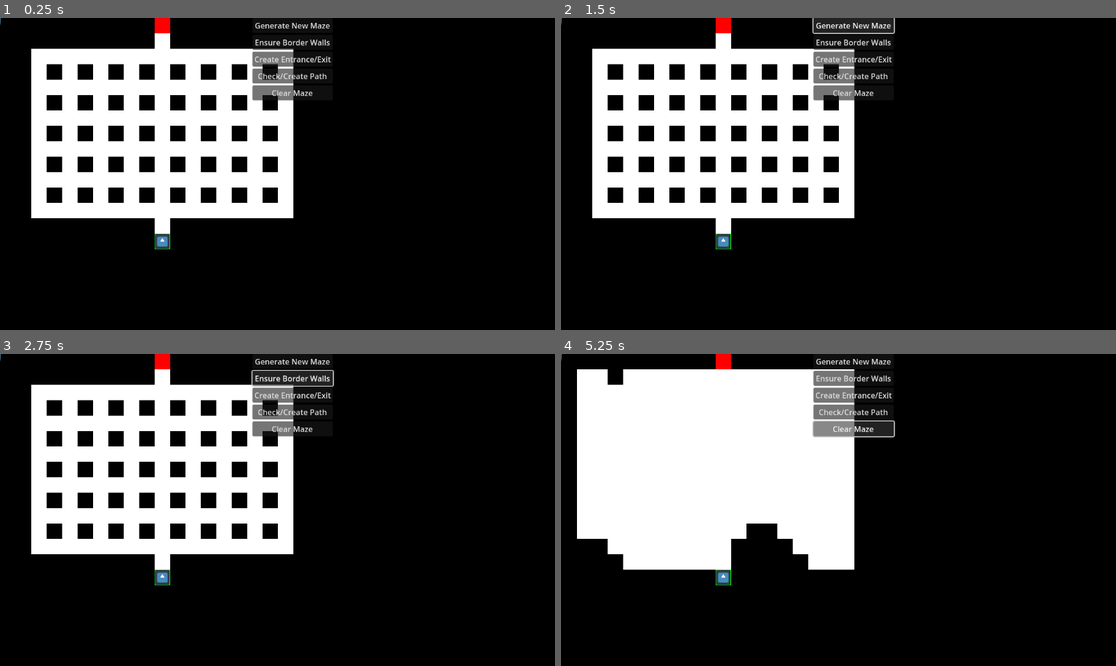
Above: before the commit, frames 1-4 (two rows, left to right).
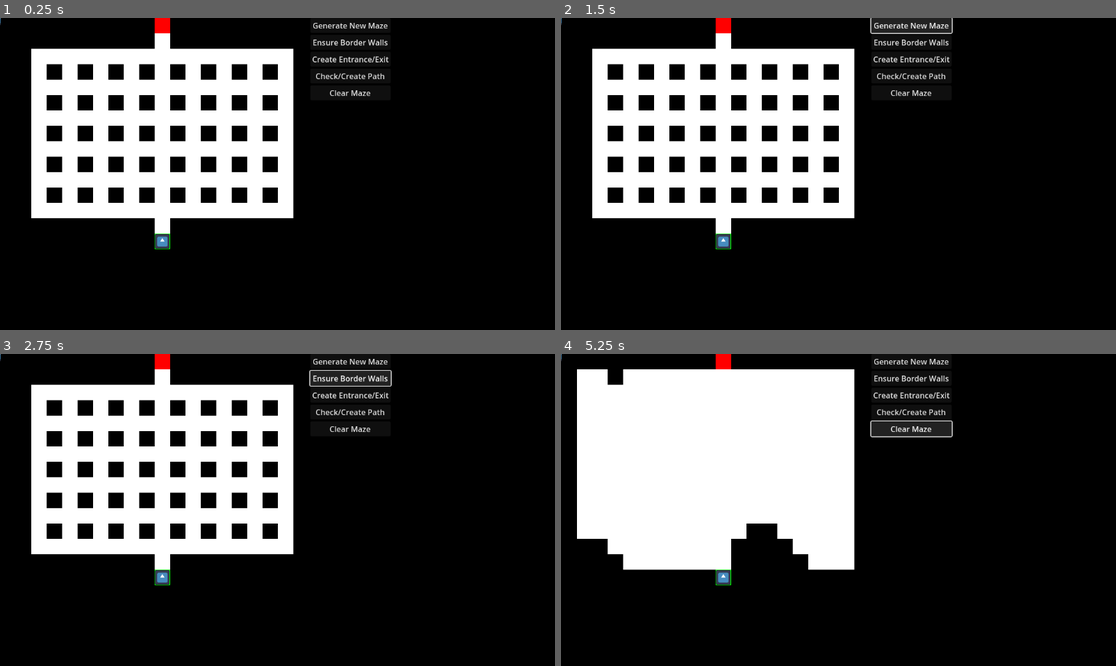
Above: after the commit, the same moments.

Repository: de43gy/complete-darkness-horror-to-pashtet-gamejam
Game: Godot game, scene res://scenes/main/main/main.tscn
Same seed, same stepped clock (60 frames per second), same inputs: the game is played once before the commit and once after it. The engine's default icon, where the game draws it, is replaced by a stand-in: a white triangle on a blue panel in a dark square.
Inputs:
- Up to frame 1 (0.25 s): no input
- Up to frame 2 (1.5 s): click "Generate New Maze" at 0.5 s; click "Generate New Maze" at 1.25 s
- Up to frame 3 (2.75 s): click "Ensure Border Walls" at 2 s
- Up to frame 4 (5.25 s): click "Check/Create Path" at 2.75 s; click "Clear Maze" at 3.5 s; tap Enter at 4.25 s; hold Right (ui_right) 4.28-5.03 s; tap Space (ui_select) at 4.52, 5 s; hold Down (ui_down) from 5.03 s (still down)

The runs differ from the first frame. In frame 1, 2.1% of the frame differs, in the area x 45-71%, y 1-27%; in frame 2, 2.9%; in frame 3, 3.0%; in frame 4, 3.1%.

Commit message:
distributed the elements across the screen

Diff:
--- a/scenes/main/main/main.tscn
+++ b/scenes/main/main/main.tscn
@@ -12,9 +12,9 @@
 [node name="Labyrinth" parent="." instance=ExtResource("1_tcj1k")]
 
 [node name="UserInterface" parent="." instance=ExtResource("2_q8ep8")]
-offset_left = 523.0
-offset_right = 563.0
+offset_left = 643.0
+offset_right = 683.0
 
 [node name="MessageLog" parent="." instance=ExtResource("3_o8oto")]
-offset_top = 224.0
-offset_bottom = 264.0
+offset_top = 416.0
+offset_bottom = 456.0
